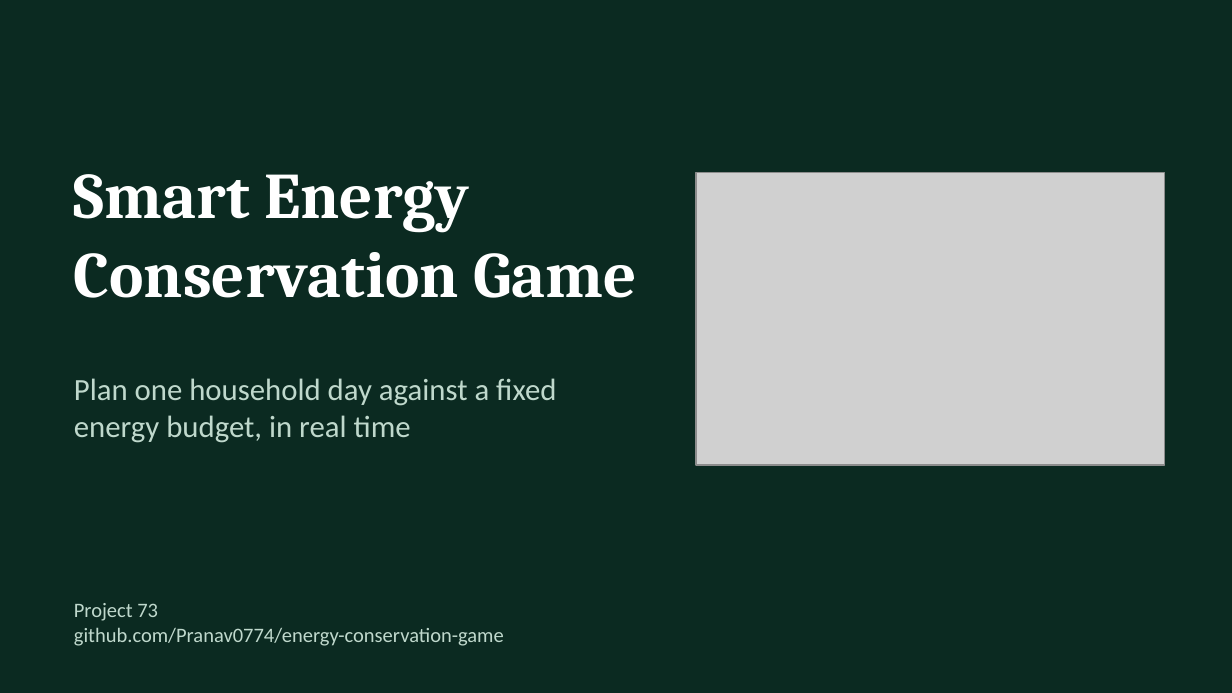
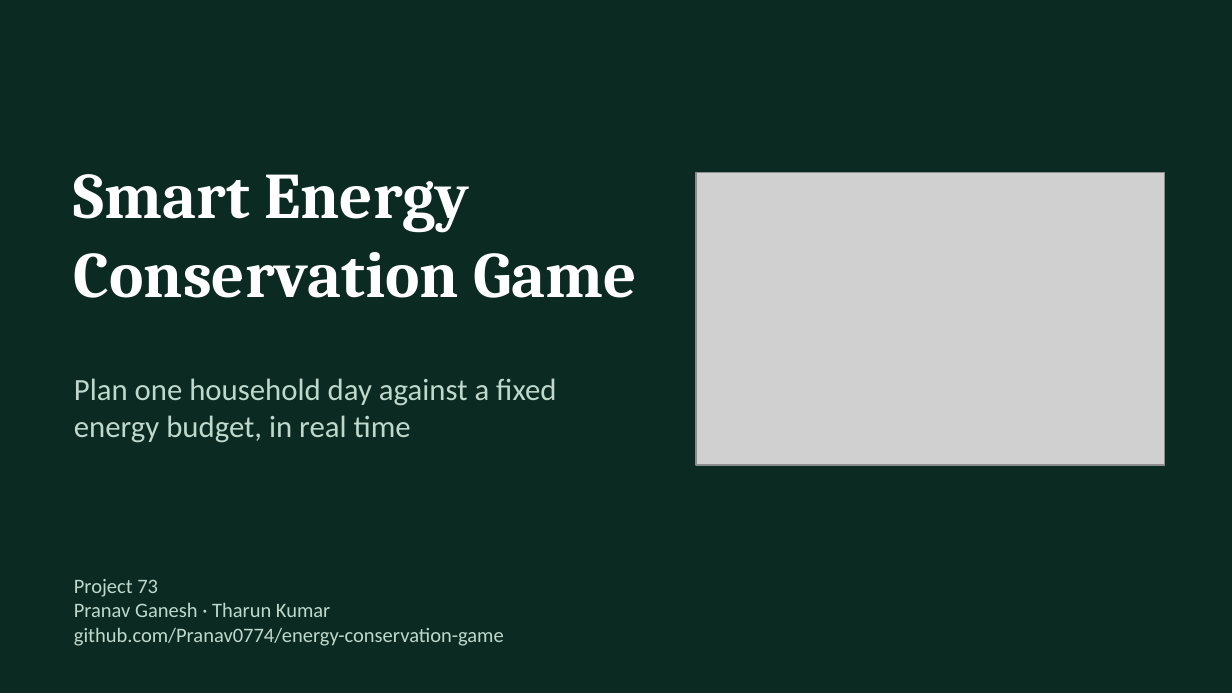
Before and after one commit to Pranav0774/energy-conservation-game, a slide deck: slide 1 of submission/5_presentation.pptx. Drawn at 1232x693 pixels with LibreOffice and Linux fonts; fonts in the diff are those of the drawing; grey boxes stand for pictures. Boxes give left, top, right and bottom in pixels: in the first picture for what was removed or moved away, otherwise in the second. Text is boxed around its words. In the diff, an @@ line names an element or a change of style, - is before the commit and + after.

```diff
--- a/submission/5_presentation.pptx
+++ b/submission/5_presentation.pptx
@@ text at [74, 602, 330, 617]: paragraph added @@
+Pranav Ganesh · Tharun Kumar
```
Also in this commit, not shown: 5 other files.
